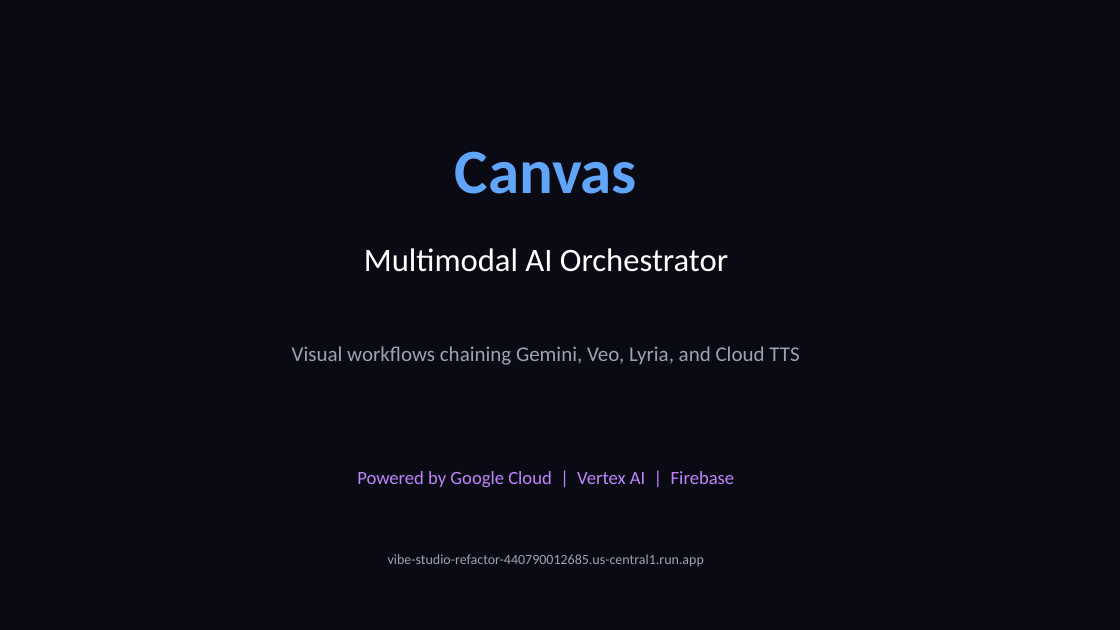
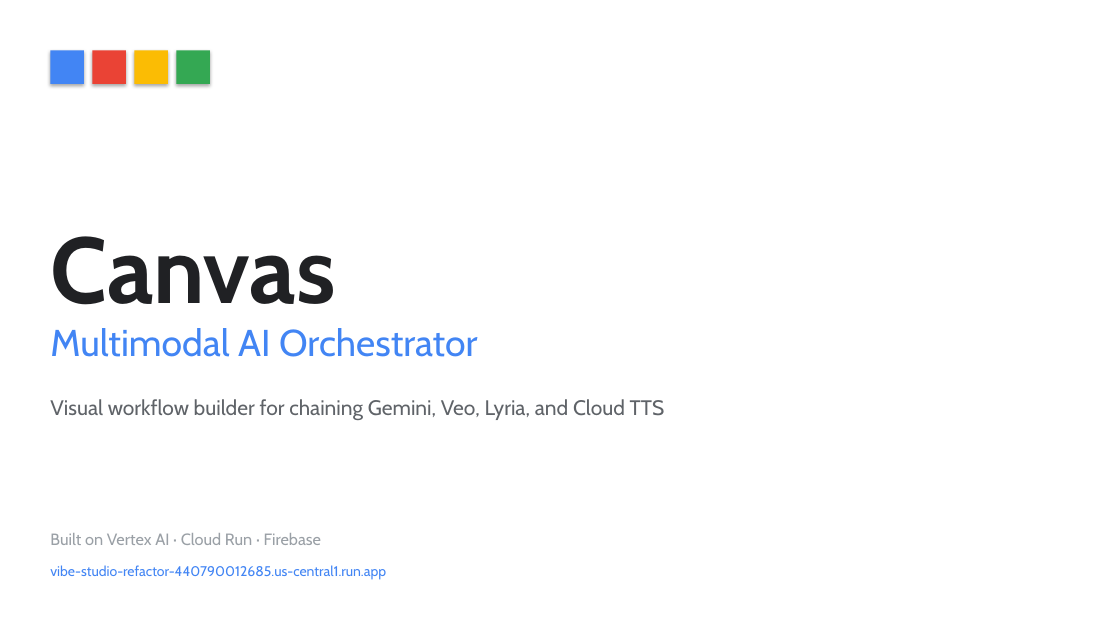
Before and after one commit to gauravz7/canvas, a slide deck: slide 1 of docs/Canvas_Product_Deck.pptx. Drawn at 1120x630 pixels with LibreOffice and Linux fonts; fonts in the diff are those of the drawing. Boxes give left, top, right and bottom in pixels: in the first picture for what was removed or moved away, otherwise in the second. Text is boxed around its words. In the diff, an @@ line names an element or a change of style, - is before the commit and + after.

```diff
--- a/docs/Canvas_Product_Deck.pptx
+++ b/docs/Canvas_Product_Deck.pptx
@@ background #0A0A14 to #FFFFFF @@
@@ rectangle added at [50, 50, 84, 84], fill #4285F4 @@
@@ rectangle added at [92, 50, 126, 84], fill #EA4335 @@
@@ rectangle added at [134, 50, 168, 84], fill #FBBC04 @@
@@ rectangle added at [176, 50, 210, 84], fill #34A853 @@
@@ text "Canvas": place and size @@
-text "Canvas" at [455, 151, 637, 194]
+text "Canvas" at [50, 236, 335, 305]
@@ text "Canvas" at [50, 236, 335, 305]: size 54 to 80 pt, font Calibri to Cabin, text colour #60A5FA to #202124; alignment centre to left @@
@@ text "Multimodal AI Orchestrator": place and size @@
-text "Multimodal AI Orchestrator" at [364, 248, 728, 272]
+text "Multimodal AI Orchestrator" at [50, 328, 478, 357]
@@ text "Multimodal AI Orchestrator" at [50, 328, 478, 357]: size 28 to 32 pt, font Calibri to Cabin, text colour #FFFFFF to #4285F4; alignment centre to left @@
@@ text at [50, 399, 665, 420]: text changed; font Calibri to Cabin; text colour #9CA3AF to #5F6368 @@
-Visual workflows chaining Gemini, Veo, Lyria, and Cloud TTS
+Visual workflow builder for chaining Gemini, Veo, Lyria, and Cloud TTS
@@ text at [50, 533, 321, 545]: text changed; size 16 to 14 pt; font Calibri to Cabin; text colour #C084FC to #9AA0A6 @@
-Powered by Google Cloud | Vertex AI | Firebase
+Built on Vertex AI · Cloud Run · Firebase
@@ text "vibe-studio-refactor-440790012685.us-central1.run.app": place and size @@
-text "vibe-studio-refactor-440790012685.us-central1.run.app" at [388, 554, 704, 566]
+text "vibe-studio-refactor-440790012685.us-central1.run.app" at [50, 565, 386, 580]
@@ text "vibe-studio-refactor-440790012685.us-central1.run.app" at [50, 565, 386, 580]: font Calibri to Cabin, text colour #9CA3AF to #4285F4; alignment centre to left @@
```
Also in this commit, not shown: 11 other slides changed, 6 slides added, 2 slides removed.
